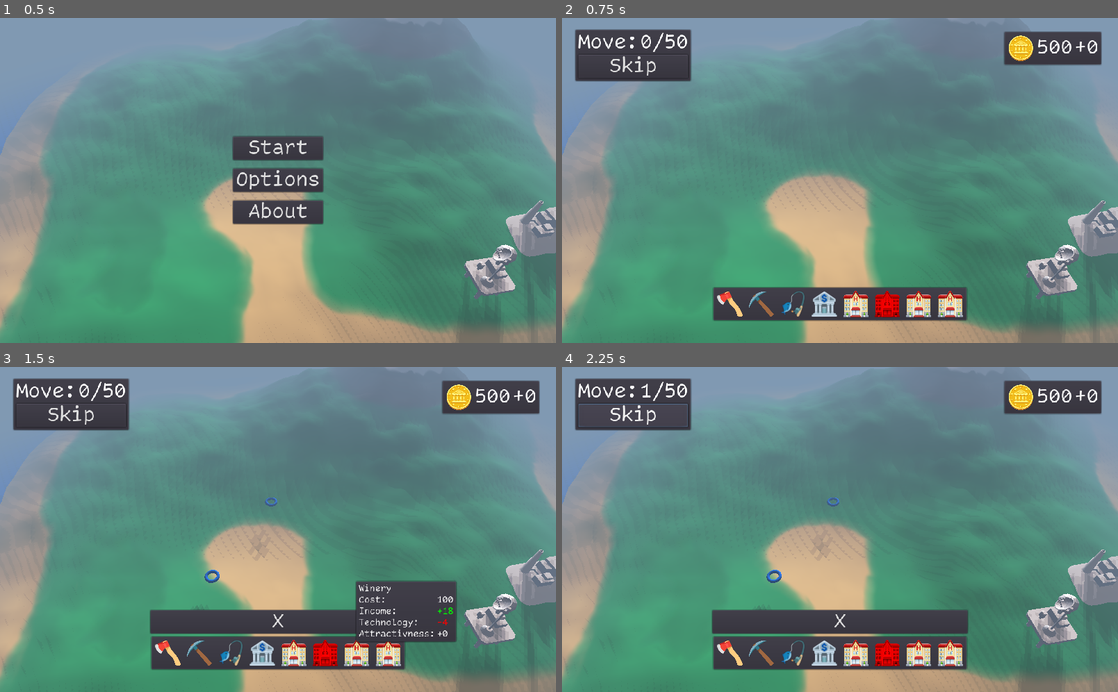
Above: before the commit, frames 1-4 (two rows, left to right).
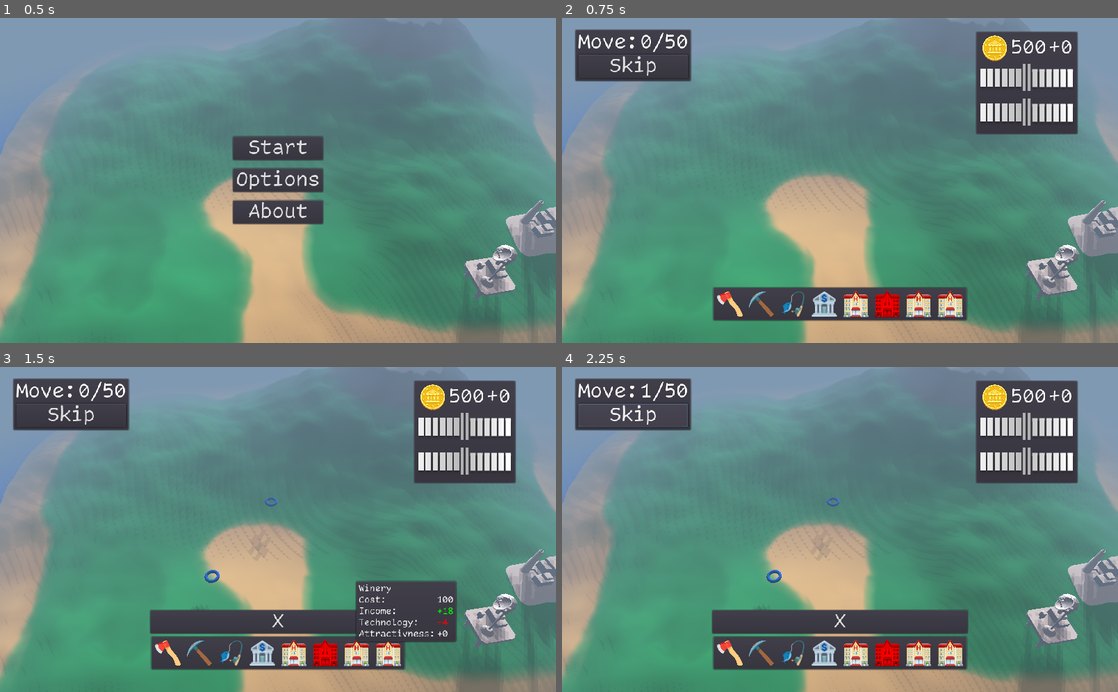
Above: after the commit, the same moments.

Repository: ash4rk/ld54-island-city-builder
Game: Godot game, scene res://main.tscn
The game is run twice, just before and just after one commit, with the same random seed, the same clock (stepped at 60 frames per second) and the same inputs.
Inputs (mouse positions are in pixels of both pictures, inside the frame that each line leads up to):
- Up to frame 1 (0.5 s): no input
- Up to frame 2 (0.75 s): click "Start" at 0.5 s
- Up to frame 3 (1.5 s): click (389, 653) at 1.25 s
- Up to frame 4 (2.25 s): click "Skip" at 2 s

Frame 1 is identical in both runs. In frame 2, 5.3% of the frame differs, in the area x 74-98%, y 4-36%; in frame 3, 5.3%, in the area x 67-98%, y 4-83%; in frame 4, 5.3%.

Commit message:
FEAT: Implement progress bars

Diff:
--- a/autoload/global.gd
+++ b/autoload/global.gd
@@ -4,6 +4,8 @@
 
 var coins: int = 500 setget _set_coins
 var income: int = 0 setget _set_income
+var technologies: int = 0 setget _set_technologies
+var attractiveness: int = 0 setget _set_attractiveness
 var current_step: int = 0
 
 signal update_stats()
@@ -32,6 +34,14 @@
 	income = new_value
 	update_stats()
 
+func _set_technologies(new_value):
+	technologies = new_value
+	update_stats()
+
+func _set_attractiveness(new_value):
+	attractiveness = new_value
+	update_stats()
+
 func game_loop():
 	while current_step < MAX_STEPS:
 		print("current_step ", current_step)
--- a/main.tscn
+++ b/main.tscn
@@ -27,6 +27,7 @@
 [ext_resource path="res://assets/buildings_info/meteo.tres" type="Resource" id=25]
 [ext_resource path="res://assets/small_text_theme.tres" type="Theme" id=26]
 [ext_resource path="res://scripts/game_over_screen.gd" type="Script" id=27]
+[ext_resource path="res://scenes/ui/double_progress_bar.tscn" type="PackedScene" id=28]
 
 [sub_resource type="QuadMesh" id=2]
 size = Vector2( 800, 800 )
@@ -145,34 +146,57 @@
 margin_top = 24.0
 margin_right = -73.0
 margin_bottom = 88.0
-
-[node name="GridContainer" type="GridContainer" parent="UI/StatsContainer"]
+grow_horizontal = 0
+
+[node name="VBoxContainer" type="VBoxContainer" parent="UI/StatsContainer"]
 margin_left = 7.0
 margin_top = 7.0
-margin_right = 131.0
-margin_bottom = 57.0
-columns = 3
-
-[node name="CoinsTexture" type="TextureRect" parent="UI/StatsContainer/GridContainer"]
-margin_right = 50.0
+margin_right = 183.0
+margin_bottom = 185.0
+alignment = 1
+
+[node name="Coins" type="HBoxContainer" parent="UI/StatsContainer/VBoxContainer"]
+margin_right = 176.0
+margin_bottom = 50.0
+grow_horizontal = 0
+alignment = 1
+
+[node name="CoinsTexture" type="TextureRect" parent="UI/StatsContainer/VBoxContainer/Coins"]
+margin_left = 26.0
+margin_right = 76.0
 margin_bottom = 50.0
 rect_min_size = Vector2( 50, 50 )
 texture = ExtResource( 5 )
 expand = true
 
-[node name="CoinsValue" type="Label" parent="UI/StatsContainer/GridContainer"]
-margin_left = 54.0
+[node name="CoinsValue" type="Label" parent="UI/StatsContainer/VBoxContainer/Coins"]
+margin_left = 80.0
 margin_top = 6.0
-margin_right = 76.0
+margin_right = 102.0
 margin_bottom = 43.0
 text = "0"
 
-[node name="IncomeValue" type="Label" parent="UI/StatsContainer/GridContainer"]
-margin_left = 80.0
+[node name="IncomeValue" type="Label" parent="UI/StatsContainer/VBoxContainer/Coins"]
+margin_left = 106.0
 margin_top = 6.0
-margin_right = 124.0
+margin_right = 150.0
 margin_bottom = 43.0
+grow_horizontal = 0
 text = "+0"
+
+[node name="TechnologyPB" parent="UI/StatsContainer/VBoxContainer" instance=ExtResource( 28 )]
+margin_top = 54.0
+margin_right = 176.0
+margin_bottom = 114.0
+theme = ExtResource( 26 )
+value_name = "technologies"
+
+[node name="AttractivenessPB" parent="UI/StatsContainer/VBoxContainer" instance=ExtResource( 28 )]
+margin_top = 118.0
+margin_right = 176.0
+margin_bottom = 178.0
+theme = ExtResource( 26 )
+value_name = "attractiveness"
 
 [node name="BuildingContainer" type="VBoxContainer" parent="UI"]
 anchor_left = 0.5
--- a/scenes/placeholder.gd
+++ b/scenes/placeholder.gd
@@ -76,6 +76,8 @@
 		emit_signal("building_created")
 		Global.coins -= cost_value
 		Global.income += want_to_build_info.income
+		Global.technologies += want_to_build_info.technologies
+		Global.attractiveness += want_to_build_info.attractiveness
 		Global.next_move()
 
 func update_visibility(building_info):
--- /dev/null
+++ b/scenes/ui/double_progress_bar.gd
@@ -0,0 +1,51 @@
+tool
+extends Control
+
+export var value_name: String
+export var value: int = 0 setget _set_value
+
+onready var value_name_label: Label = $InfoPanel/VBoxContainer/ValueName
+onready var value_label: Label = $InfoPanel/VBoxContainer/Value
+onready var neg_progress = $HBoxContainer/NegativeProgress
+onready var pos_progress = $HBoxContainer/PositiveProgress
+
+func _ready():
+	self.connect("mouse_entered", self, "_on_mouse_entered")
+	self.connect("mouse_exited", self, "_on_mouse_exited")
+	value_name_label.text = value_name
+
+func _set_value(new_value):
+	value = new_value
+	_set_sign_and_color(value_label, value)
+
+	if value > 0:
+		neg_progress.value = 0
+		pos_progress.value = abs(value)
+	elif value < 0:
+		pos_progress.value = 0
+		neg_progress.value = abs(value)
+	else:
+		pos_progress.value = 0
+		neg_progress.value = 0
+
+func _on_mouse_entered():
+	if !$InfoPanel.visible:
+		$InfoPanel.show()
+
+func _on_mouse_exited():
+	if $InfoPanel.visible:
+		$InfoPanel.hide()
+
+func _set_sign_and_color(label: Label, value: int):
+	var sign_char = ""
+	if value > 0:
+		sign_char = "+"
+		label.modulate = Color.green
+	elif value < 0:
+		sign_char = "-"
+		label.modulate = Color.red
+	elif value == 0:
+		sign_char = "+"
+		label.modulate = Color.white
+
+	label.text = sign_char+str(abs(value))
--- /dev/null
+++ b/scenes/ui/double_progress_bar.tscn
@@ -0,0 +1,61 @@
+[gd_scene load_steps=6 format=2]
+
+[ext_resource path="res://assets/images/negative_pb.png" type="Texture" id=1]
+[ext_resource path="res://assets/images/under_positive_pb.png" type="Texture" id=2]
+[ext_resource path="res://assets/images/under_negative_pb.png" type="Texture" id=3]
+[ext_resource path="res://assets/images/positive_pb.png" type="Texture" id=4]
+[ext_resource path="res://scenes/ui/double_progress_bar.gd" type="Script" id=5]
+
+[node name="DoubleProgressBar" type="Control"]
+rect_min_size = Vector2( 176, 60 )
+script = ExtResource( 5 )
+
+[node name="HBoxContainer" type="HBoxContainer" parent="."]
+
+[node name="NegativeProgress" type="TextureProgress" parent="HBoxContainer"]
+margin_right = 86.0
+margin_bottom = 50.0
+max_value = 25.0
+rounded = true
+texture_under = ExtResource( 3 )
+texture_progress = ExtResource( 1 )
+fill_mode = 1
+
+[node name="PositiveProgress" type="TextureProgress" parent="HBoxContainer"]
+margin_left = 90.0
+margin_right = 176.0
+margin_bottom = 50.0
+max_value = 25.0
+rounded = true
+texture_under = ExtResource( 2 )
+texture_progress = ExtResource( 4 )
+
+[node name="InfoPanel" type="PanelContainer" parent="."]
+visible = false
+margin_left = -101.0
+margin_top = 3.0
+margin_right = -10.0
+margin_bottom = 49.0
+grow_horizontal = 0
+grow_vertical = 0
+
+[node name="VBoxContainer" type="VBoxContainer" parent="InfoPanel"]
+margin_left = 7.0
+margin_top = 7.0
+margin_right = 84.0
+margin_bottom = 39.0
+alignment = 1
+
+[node name="ValueName" type="Label" parent="InfoPanel/VBoxContainer"]
+margin_right = 77.0
+margin_bottom = 14.0
+text = "Value Name"
+align = 1
+
+[node name="Value" type="Label" parent="InfoPanel/VBoxContainer"]
+margin_top = 18.0
+margin_right = 77.0
+margin_bottom = 32.0
+text = "+0"
+align = 1
+valign = 1
--- a/scenes/winery.tscn
+++ b/scenes/winery.tscn
@@ -1,7 +1,7 @@
 [gd_scene load_steps=6 format=2]
 
 [ext_resource path="res://scenes/building.tscn" type="PackedScene" id=1]
-[ext_resource path="res://assets/placeholders/log.png" type="Texture" id=2]
+[ext_resource path="res://assets/placeholders/rock.png" type="Texture" id=2]
 [ext_resource path="res://assets/buildings_info/winery.tres" type="Resource" id=3]
 
 [sub_resource type="SpatialMaterial" id=1]
--- a/scripts/ui.gd
+++ b/scripts/ui.gd
@@ -1,10 +1,12 @@
 extends Control
 
 onready var buttons = $BuildingContainer/BuildingButtons/HBoxContainer.get_children()
-onready var coins_value = $StatsContainer/GridContainer/CoinsValue
-onready var income_value = $StatsContainer/GridContainer/IncomeValue
+onready var coins_value = $StatsContainer/VBoxContainer/Coins/CoinsValue
+onready var income_value = $StatsContainer/VBoxContainer/Coins/IncomeValue
 onready var move_info_label = $MoveInfoContainer/VBoxContainer/HBoxContainer/MoveValueLabel
 onready var skip_button = $MoveInfoContainer/VBoxContainer/SkipButton
+onready var technologies_pb = $StatsContainer/VBoxContainer/TechnologyPB
+onready var attractiveness_pb = $StatsContainer/VBoxContainer/AttractivenessPB
 
 func _ready():
 	print("ui_ready")
@@ -21,6 +23,7 @@
 			button.modulate = Color.white
 
 	_update_coins_value()
+	_update_pb_values()
 
 func _update_coins_value():
 	coins_value.text = str(Global.coins)
@@ -38,6 +41,10 @@
 
 	income_value.text = income_text+str(abs(Global.income))
 
+func _update_pb_values():
+	technologies_pb.value = Global.technologies
+	attractiveness_pb.value = Global.attractiveness
+
 func _next_move_event():
 	move_info_label.text = str(Global.current_step) + "/" + str(Global.MAX_STEPS)
 
Binary file added: assets/images/negative_pb.png
Not shown, added: assets/images/negative_pb.png.import
Binary file added: assets/images/positive_pb.png
Not shown, added: assets/images/positive_pb.png.import
Binary file added: assets/images/progress_bar.png
Not shown, added: assets/images/progress_bar.png.import
Binary file added: assets/images/under_negative_pb.png
Not shown, added: assets/images/under_negative_pb.png.import
Binary file added: assets/images/under_positive_pb.png
Not shown, added: assets/images/under_positive_pb.png.import
Not shown: 1 places in main.tscn that only renumber resources
